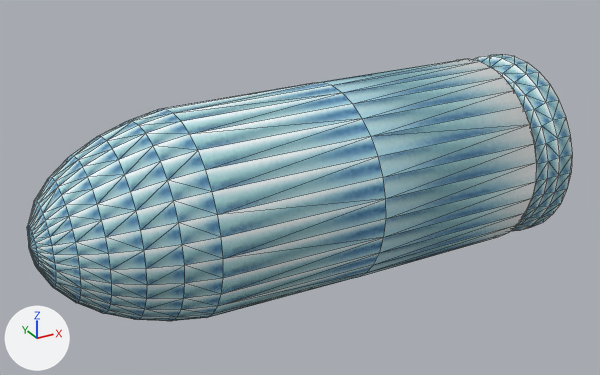
An edit to the OBJ model res/bullet.obj, drawn before and after from the same camera.
Camera for both pictures: a 50 mm lens placed at (-0.672, -1.116, 0.558), pointed at (-0.058, 0.001, 0.0). Every picture has the same lights, and +X, +Y and +Z are marked at lower left. Mesh edges are drawn as thin lines. Where no turn or scale is listed for an object, it has been applied to the vertices. Vertices at the same position are counted once.
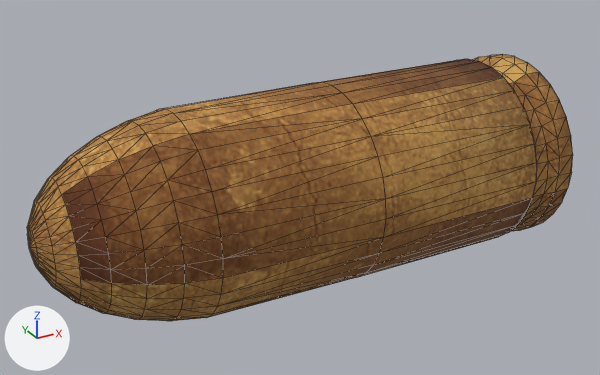
Boxes (x1, y1, x2, y2) around the edits, measured in the pictures (600 x 375 px):
'Sphere', surface changed (cyan to brown): (27, 54, 573, 321) in both

What changed in the scene script:
```text
Add img_bullet_skin_jpg:
    img_bullet_skin_jpg = load_image('bullet_skin.jpg', 'bullet_skin.jpg', 500, 375, 'sRGB')
Change mat_none:
    mat_none.texture: img_skin_jpg -> img_bullet_skin_jpg
Change me_sphere:
    where me_sphere.from_pydata(...)  # 415 vertices, 826 faces; spans x -0.502..0.389, y -0.169..0.169, z -0.169..0.169
    used by ob_sphere; location = (0.0, 0.0, 0.0)
    me_sphere part 1: 826 kept faces spanning x -0.502..0.389, y -0.169..0.169, z -0.169..0.169 get new texture (UV) coordinates
```
